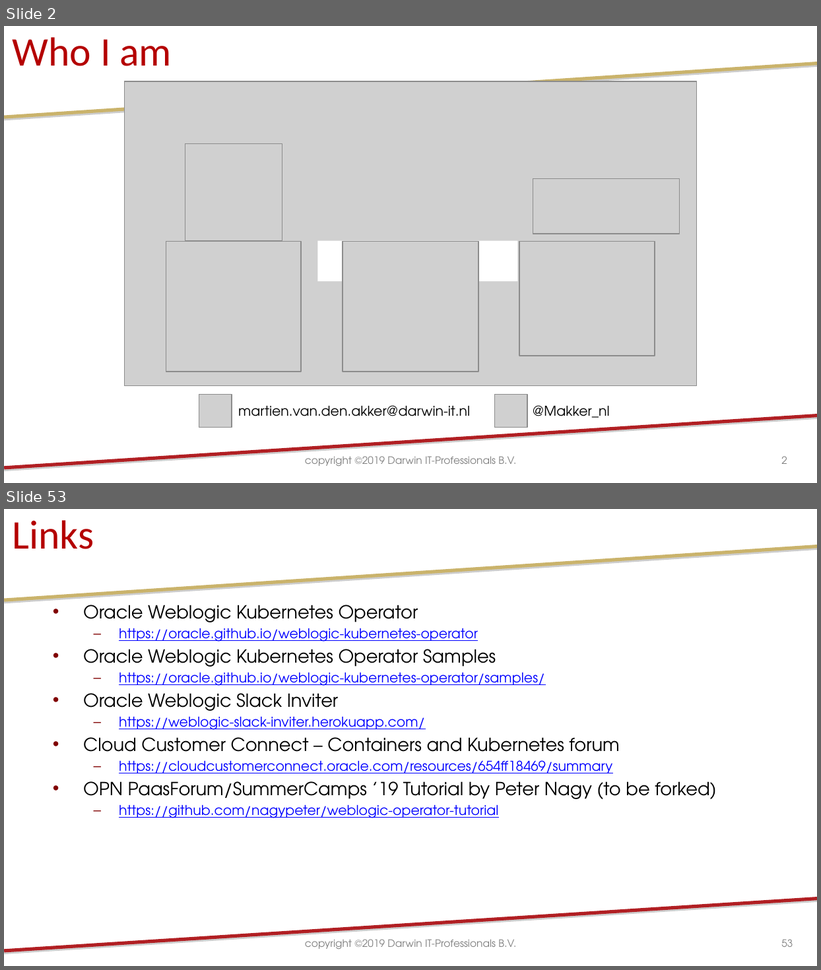
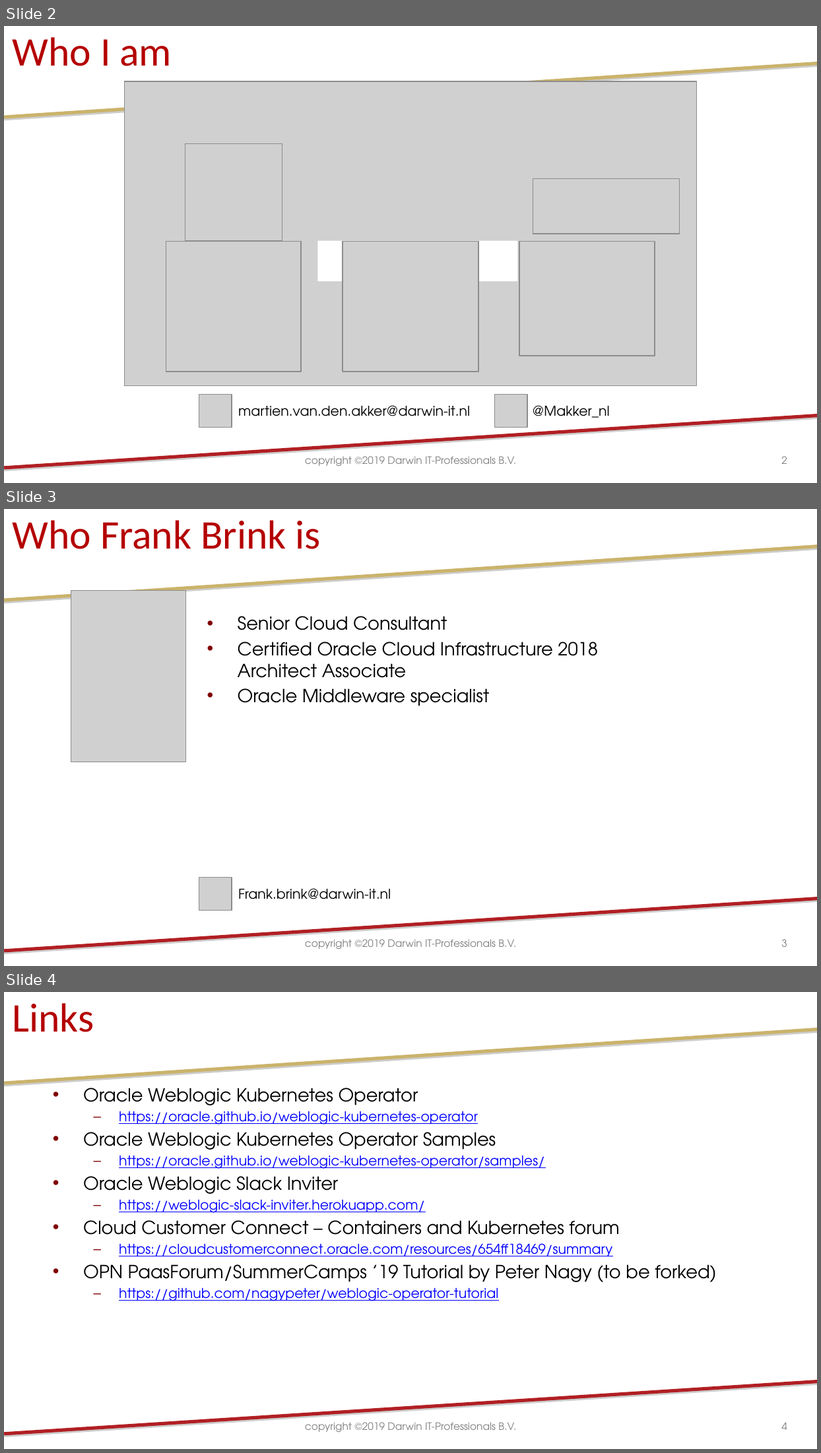
Before and after one commit to darwin-it/weblogic-operator-medrec-admin, a slide deck: doc/ppt/20191003-Kubernetes Managed Weblogic Revival.pptx. Shown one above the other, each under a label of ours: slides 2 and 53 before the commit, slides 2, 3 and 4 after it; the slides between them are not shown. The pictures are 821x970 and 821x1453 pixels, drawn with LibreOffice and Linux fonts; fonts in the diff are those of the drawing; grey boxes stand for pictures; background and template pictures are left out. Boxes give left, top, right and bottom in pixels: in the first picture for what was removed or moved away, otherwise in the second. Text is boxed around its words. In the diff, an @@ line names an element or a change of style, - is before the commit and + after.

```diff
--- a/doc/ppt/20191003-Kubernetes Managed Weblogic Revival.pptx
+++ b/doc/ppt/20191003-Kubernetes Managed Weblogic Revival.pptx
@@ slide 3 added at (4, 509, 817, 966), background #FFFFFF; not listed: 2 template elements that a slide beside it also shows @@
@@ title added at (13, 520, 320, 549), 36 pt, text #B40000 @@
+Who Frank Brink is
@@ picture added at (71, 590, 186, 762) @@
@@ text added at (238, 616, 597, 706), 16 pt, text #000000 @@
+• Senior Cloud Consultant
+• Certified Oracle Cloud Infrastructure 2018 Architect Associate
+• Oracle Middleware specialist
@@ rectangle added at (396, 749, 596, 789), fill #FFFFFF @@
@@ picture added at (199, 877, 232, 910) @@
@@ text added at (238, 889, 391, 900), 12 pt, text #000000 @@
+Frank.brink@darwin-it.nl
@@ text added at (305, 939, 516, 949), 9 pt, text #808080 @@
+copyright ©2019 Darwin IT-Professionals B.V.
@@ page number added at (781, 939, 787, 947), 9 pt, text #808080 @@
+3
@@ what was slide 53 is now slide 4 @@
@@ page number at (781, 1422, 787, 1430): text changed @@
-53
+4
```
Also in this commit, not shown: 1 slide changed, 11 other slides added.
